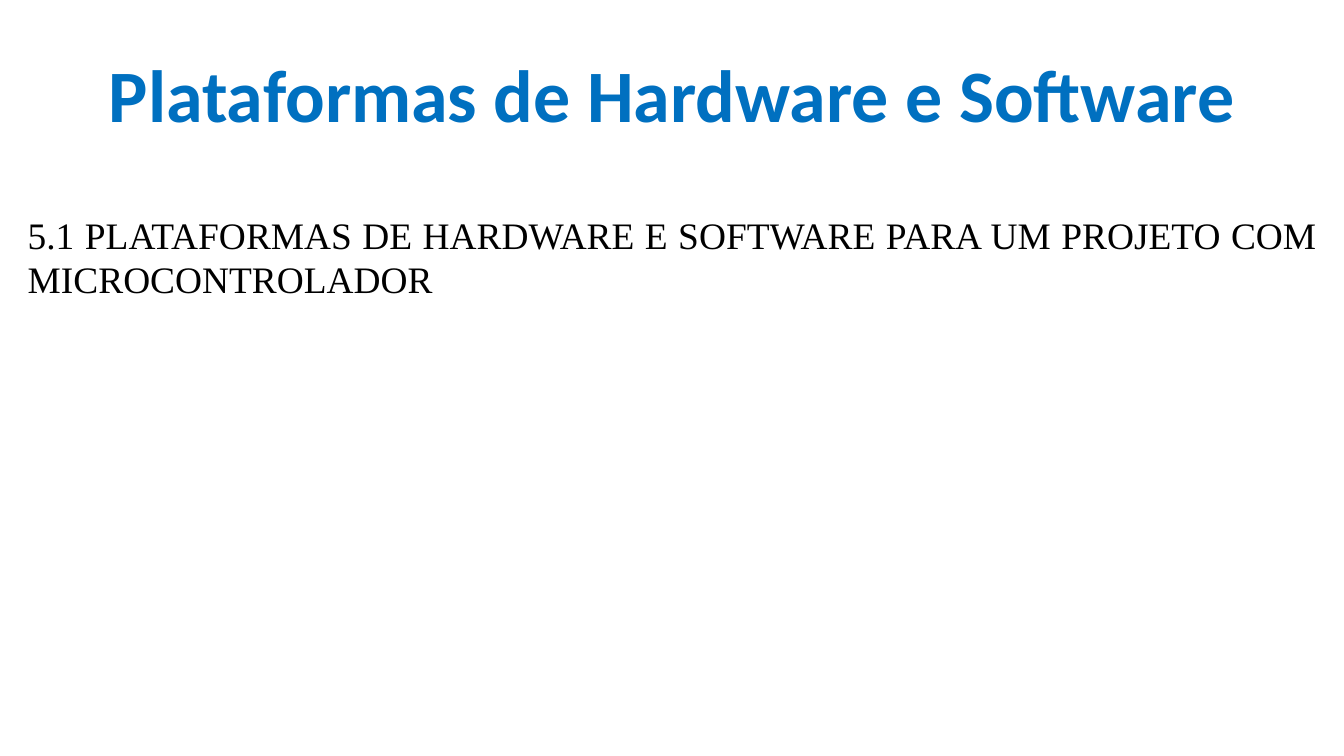
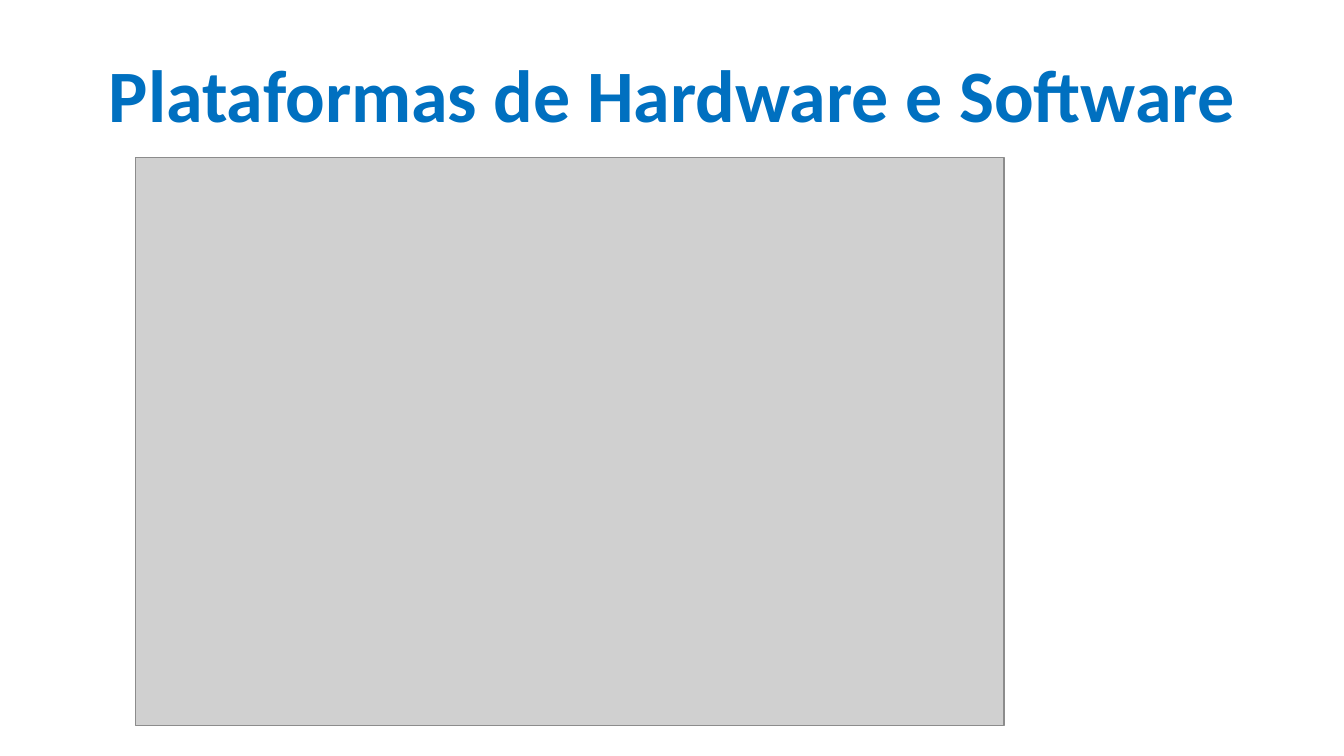
Before and after one commit to CloudEducationBrazil/WydenArea1ProgramacaoMicrocontroladores, a slide deck: slide 3 of 01 Classes/Aula 09 - Programação Microcontroladores - Projetos com Microcontroladores Limitações.pptx. Drawn at 1344x756 pixels with LibreOffice and Linux fonts; fonts in the diff are those of the drawing; grey boxes stand for pictures; background and template pictures are left out. Boxes give left, top, right and bottom in pixels: in the first picture for what was removed or moved away, otherwise in the second. Text is boxed around its words. In the diff, an @@ line names an element or a change of style, - is before the commit and + after.

Commit message:
Aulas 08, 09 e 10 Microcontroladorers 23maio2023

```diff
--- a/01 Classes/Aula 09 - Programação Microcontroladores - Projetos com Microcontroladores Limitações.pptx
+++ b/01 Classes/Aula 09 - Programação Microcontroladores - Projetos com Microcontroladores Limitações.pptx
@@ picture added at [136, 157, 1004, 726] @@
@@ text removed at [28, 224, 1316, 294] @@
-5.1 PLATAFORMAS DE HARDWARE E SOFTWARE PARA UM PROJETO COM MICROCONTROLADOR
```
Also in this commit, not shown: 4 other slides changed, 10 slides added, 2 slides removed, 4 other files.
